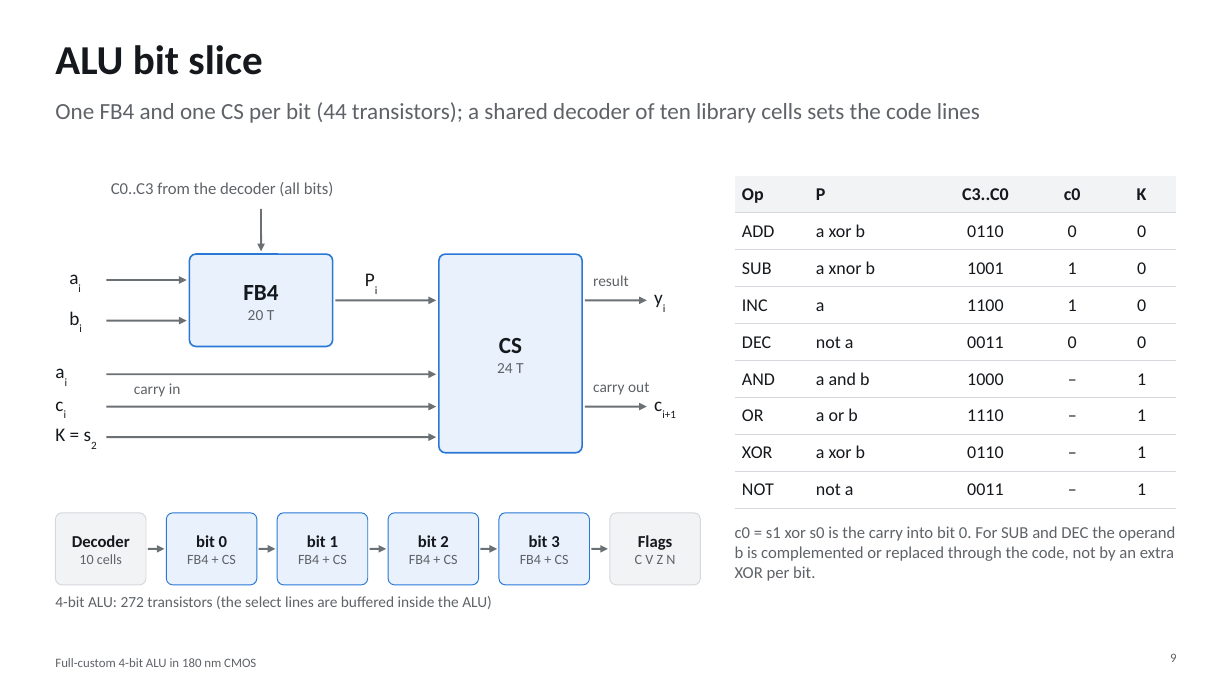
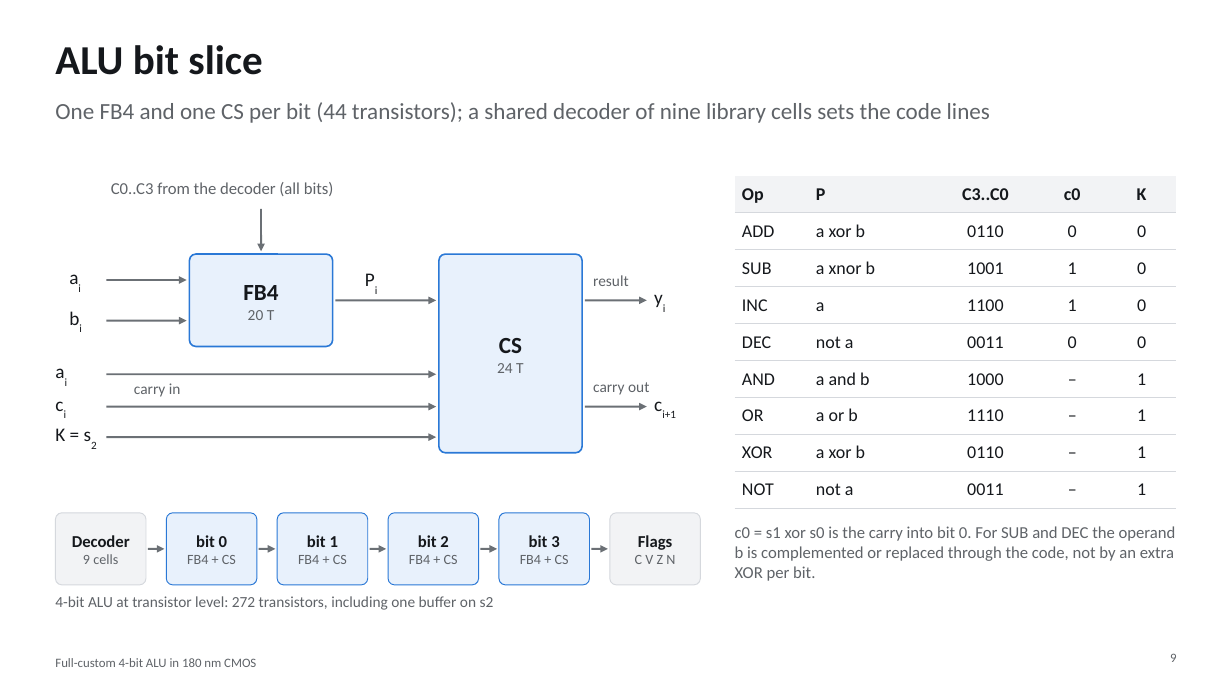
Before and after one commit to manshukgarg/alu-fullcustom-180nm, a slide deck: slide 9 of docs/presentation/ALU4_180nm_presentation.pptx. Drawn at 1232x693 pixels with LibreOffice and Linux fonts; fonts in the diff are those of the drawing. Boxes give left, top, right and bottom in pixels: in the first picture for what was removed or moved away, otherwise in the second. Text is boxed around its words. In the diff, an @@ line names an element or a change of style, - is before the commit and + after.

```diff
--- a/docs/presentation/ALU4_180nm_presentation.pptx
+++ b/docs/presentation/ALU4_180nm_presentation.pptx
@@ text at <box>55,102,990,123</box>: text changed @@
-One FB4 and one CS per bit (44 transistors); a shared decoder of ten library cells sets the code lines
+One FB4 and one CS per bit (44 transistors); a shared decoder of nine library cells sets the code lines
@@ text in rounded rectangle at <box>83,554,118,564</box>: text changed @@
-10 cells
+9 cells
@@ text at <box>55,596,494,610</box>: text changed @@
-4-bit ALU: 272 transistors (the select lines are buffered inside the ALU)
+4-bit ALU at transistor level: 272 transistors, including one buffer on s2
```
Also in this commit, not shown: 4 other files.
